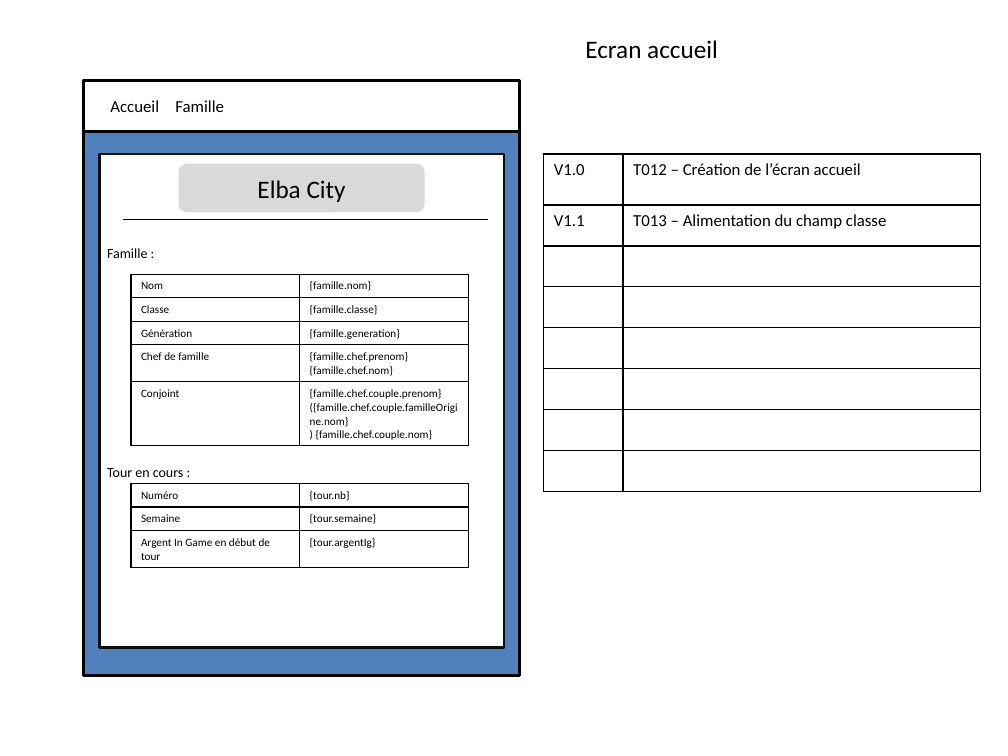
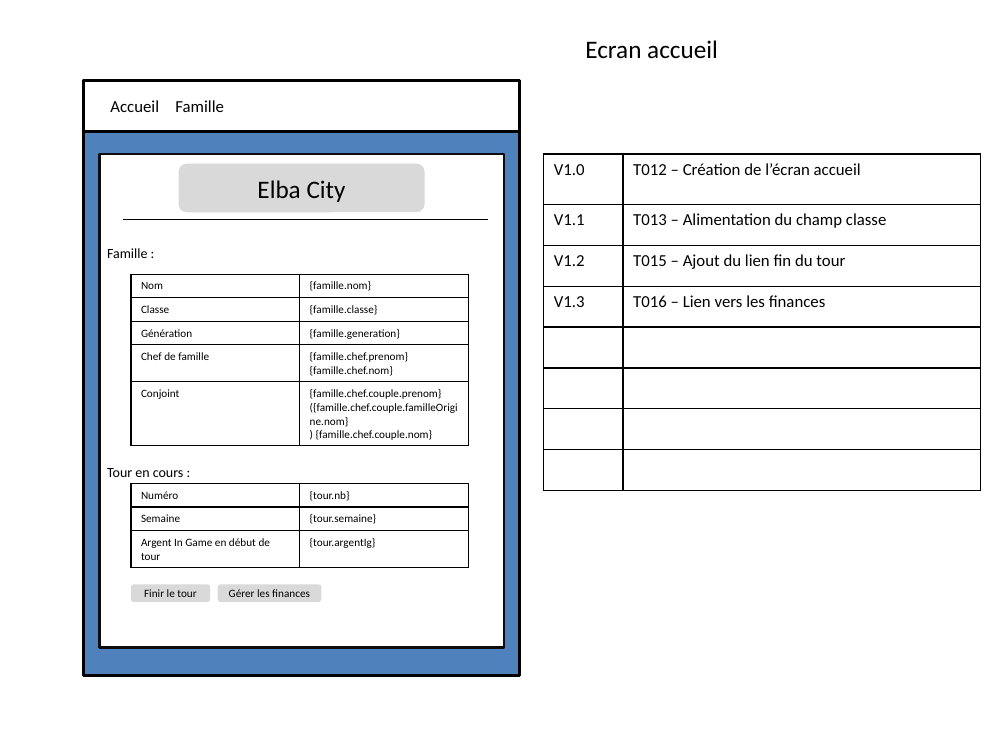
Before and after one commit to marie-aure/elba-backend, a slide deck: slide 5 of src/main/resources/mq.pptx. Drawn at 1008x756 pixels with LibreOffice and Linux fonts; fonts in the diff are those of the drawing. Boxes give left, top, right and bottom in pixels: in the first picture for what was removed or moved away, otherwise in the second. Text is boxed around its words. In the diff, an @@ line names an element or a change of style, - is before the commit and + after.

```diff
--- a/src/main/resources/mq.pptx
+++ b/src/main/resources/mq.pptx
@@ table at bbox=[543, 154, 980, 491] @@
+row 3: V1.2 | T015 – Ajout du lien fin du tour
+row 4: V1.3 | T016 – Lien vers les finances
-row 7:  | 
-row 8:  | 
@@ rounded rectangle added at bbox=[131, 585, 211, 602], fill #D9D9D9, 8 pt, text #000000 @@
+Finir le tour
@@ rounded rectangle added at bbox=[218, 585, 322, 602], fill #D9D9D9, 8 pt, text #000000 @@
+Gérer les finances
```
Also in this commit, not shown: 1 slide added, 1 other file.
